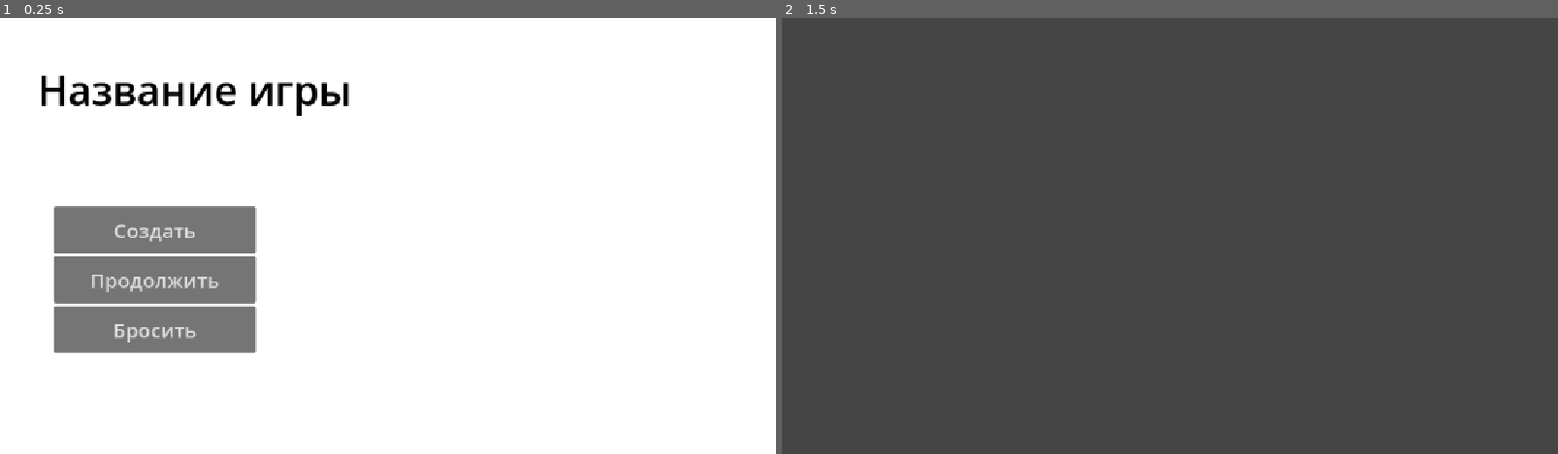
Above: before the commit, frames 1-2 (left to right).
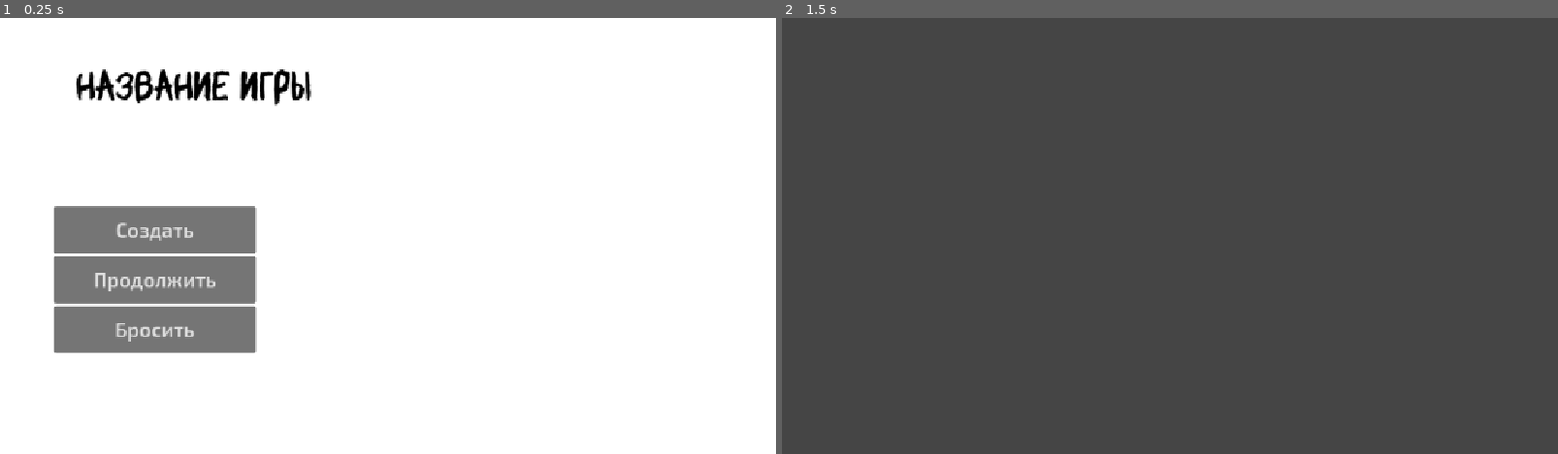
Above: after the commit, the same moments.

Repository: LubCore12/Untitled-Project
Game: Godot game, scene res://scenes/menu.tscn
Same seed, same stepped clock (60 frames per second), same inputs: the game is played once before the commit and once after it.
Inputs:
- Up to frame 1 (0.25 s): no input
- Up to frame 2 (1.5 s): click "Создать" at 0.5 s; tap Enter at 1.25 s

The runs differ from the first frame. In frame 1, 2.5% of the frame differs, in the area x 5-45%, y 11-75%; in frame 2, nothing differs.

Commit message:
Added fonts

Diff:
--- a/scenes/menu.tscn
+++ b/scenes/menu.tscn
@@ -1,6 +1,20 @@
 [gd_scene format=3 uid="uid://ds51tn52l6rqd"]
 
-[ext_resource type="Script" uid="uid://eolkuvmrcgi2" path="res://scenes/scripts/menu.gd" id="1_yqeox"]
+[ext_resource type="Script" uid="uid://eolkuvmrcgi2" path="res://scenes/scripts/menu.gd" id="1_con2f"]
+[ext_resource type="FontFile" uid="uid://ctcf2j8qyyjrw" path="res://fonts/MisterBrush.ttf" id="2_mhnvy"]
+[ext_resource type="FontFile" uid="uid://c1bb63cxvo6pu" path="res://fonts/Exo2-SemiBold.ttf" id="3_4ytvr"]
+
+[sub_resource type="Theme" id="Theme_oty3i"]
+default_font = ExtResource("2_mhnvy")
+
+[sub_resource type="Theme" id="Theme_sm7t5"]
+default_font = ExtResource("3_4ytvr")
+
+[sub_resource type="Theme" id="Theme_nlp0m"]
+default_font = ExtResource("3_4ytvr")
+
+[sub_resource type="Theme" id="Theme_7xwi4"]
+default_font = ExtResource("3_4ytvr")
 
 [node name="Menu" type="Control" unique_id=989188303]
 layout_mode = 3
@@ -30,6 +44,7 @@
 offset_right = 20.0
 offset_bottom = 23.0
 grow_horizontal = 2
+theme = SubResource("Theme_oty3i")
 theme_override_colors/font_color = Color(0, 0, 0, 1)
 theme_override_font_sizes/font_size = 60
 text = "Название игры"
@@ -52,12 +67,14 @@
 [node name="Play" type="Button" parent="Buttons" unique_id=354727038]
 custom_minimum_size = Vector2(200, 70)
 layout_mode = 2
+theme = SubResource("Theme_sm7t5")
 theme_override_font_sizes/font_size = 30
 text = "Создать"
 
 [node name="Continue" type="Button" parent="Buttons" unique_id=341861488]
 custom_minimum_size = Vector2(200, 70)
 layout_mode = 2
+theme = SubResource("Theme_nlp0m")
 theme_override_font_sizes/font_size = 30
 text = "Продолжить
 "
@@ -65,6 +82,7 @@
 [node name="GiveUp" type="Button" parent="Buttons" unique_id=1032582888]
 custom_minimum_size = Vector2(200, 70)
 layout_mode = 2
+theme = SubResource("Theme_7xwi4")
 theme_override_font_sizes/font_size = 30
 text = "Бросить"
 
Binary file added: fonts/Exo2-SemiBold.ttf
Not shown, added: fonts/Exo2-SemiBold.ttf.import
Binary file added: fonts/MisterBrush.ttf
Not shown, added: fonts/MisterBrush.ttf.import
Not shown: 1 places in scenes/menu.tscn that only renumber resources
